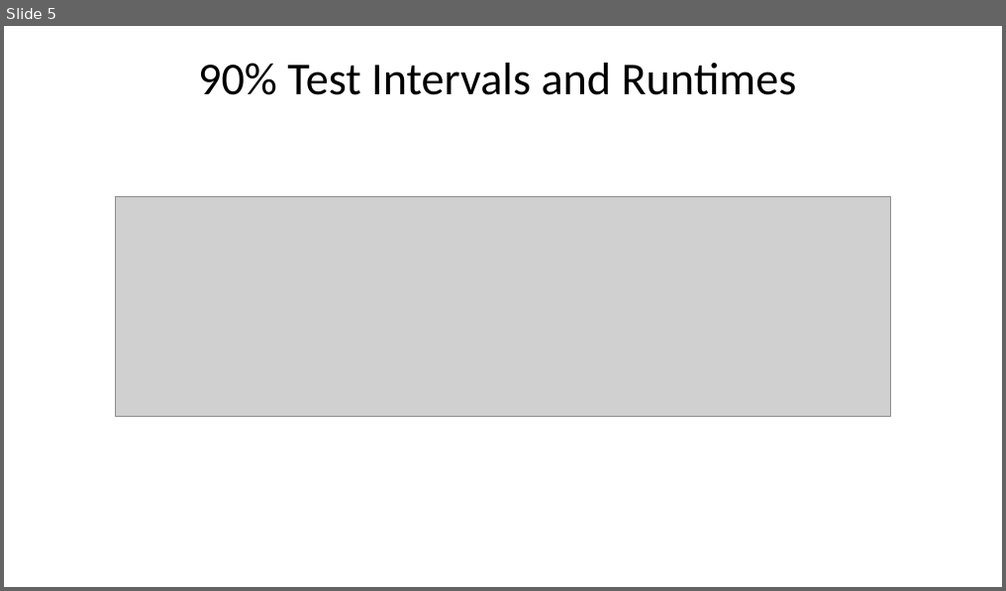
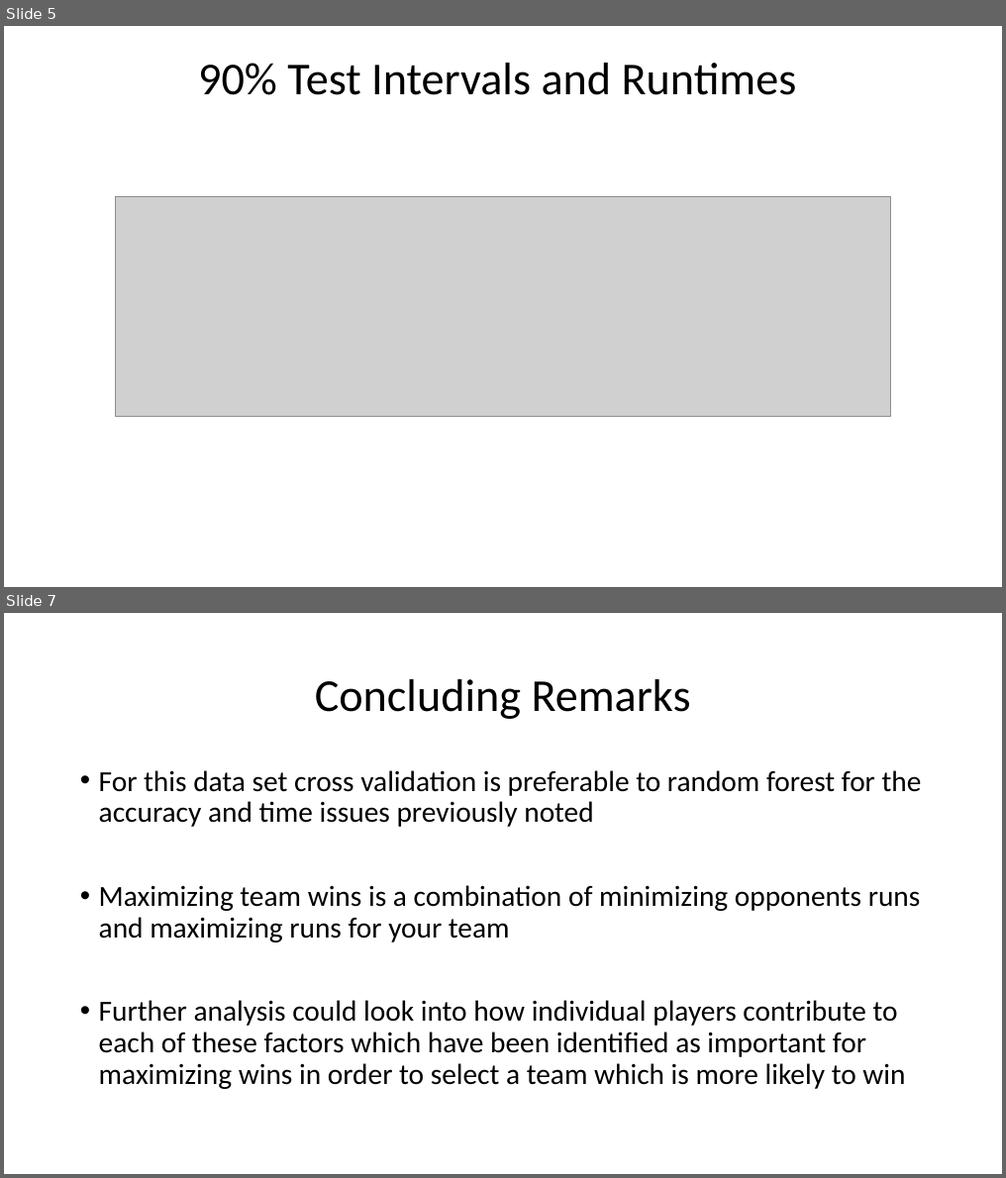
Before and after one commit to michaeljagdharry/STA9890, a slide deck: Final Presentation.pptx. Shown one above the other, each under a label of ours: slide 5 before the commit, slides 5 and 7 after it; the slides between them are not shown. The pictures are 1006x591 and 1006x1178 pixels, drawn with LibreOffice and Linux fonts; fonts in the diff are those of the drawing; grey boxes stand for pictures. Boxes give left, top, right and bottom in pixels: in the first picture for what was removed or moved away, otherwise in the second. Text is boxed around its words. In the diff, an @@ line names an element or a change of style, - is before the commit and + after.

```diff
--- a/Final Presentation.pptx
+++ b/Final Presentation.pptx
@@ slide 7 added at bbox=[4, 613, 1002, 1174], background #FFFFFF @@
@@ title added at bbox=[315, 679, 691, 719], 44 pt, text #000000 @@
+Concluding Remarks
@@ text added at bbox=[99, 770, 922, 1089], 28 pt, text #000000 @@
+• For this data set cross validation is preferable to random forest for the accuracy and time issues previously noted
+• Maximizing team wins is a combination of minimizing opponents runs and maximizing runs for your team
+• Further analysis could look into how individual players contribute to each of these factors which have been identified as important for maximizing wins in order to select a team which is more likely to win
```
Also in this commit, not shown: 1 other slide added, 1 slide removed.
